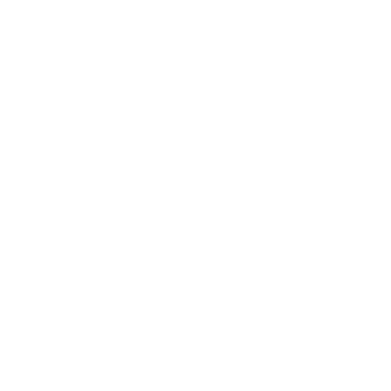
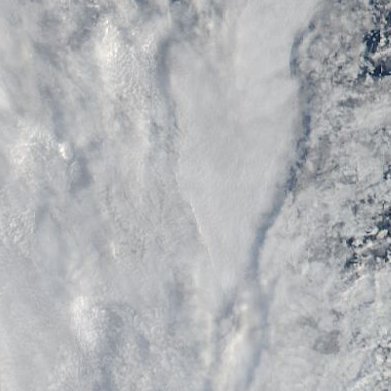
Two versions of the same layered image (391x391). Layer-by-layer changes:
added layer "234_chukchi-east_siberian_sea_100km_20180828.aqua.truecolor.250m" above "landfast ice" over [0,0,391,391]
